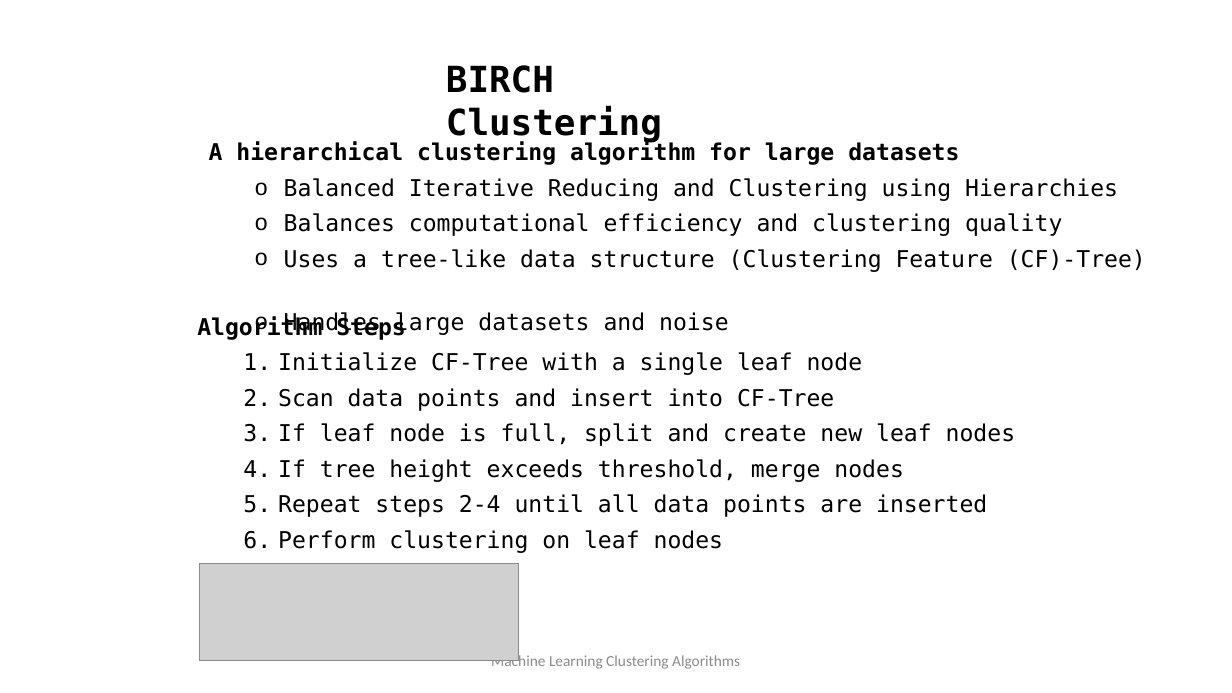
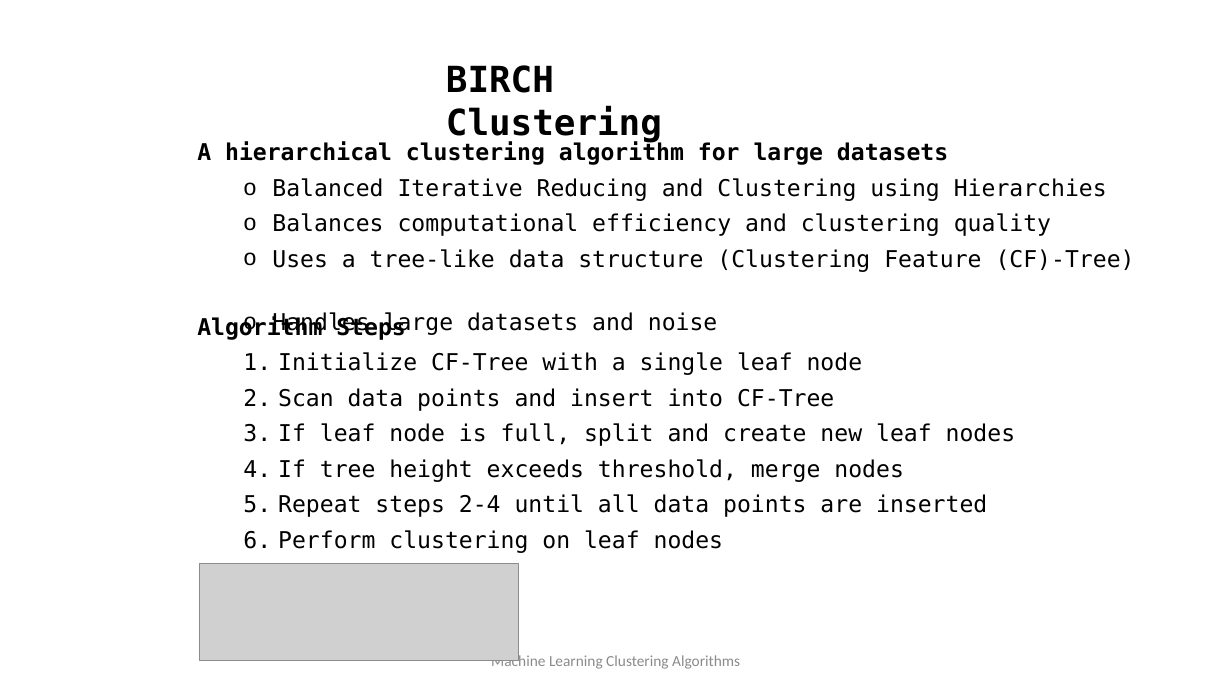
Before and after one commit to iampandiyan/MLClusteringAlgorithms, a slide deck: slide 17 of MLClusteringAlgorithms.pptx. Drawn at 1232x693 pixels with LibreOffice and Linux fonts; fonts in the diff are those of the drawing; grey boxes stand for pictures. Boxes give left, top, right and bottom in pixels: in the first picture for what was removed or moved away, otherwise in the second. Text is boxed around its words. In the diff, an @@ line names an element or a change of style, - is before the commit and + after.

```diff
--- a/MLClusteringAlgorithms.pptx
+++ b/MLClusteringAlgorithms.pptx
@@ text "A hierarchical clustering algorithm for ...": place and size @@
-text "A hierarchical clustering algorithm for ..." at bbox=[209, 141, 1146, 336]
+text "A hierarchical clustering algorithm for ..." at bbox=[197, 141, 1135, 336]
```
Also in this commit, not shown: 3 other slides changed.
